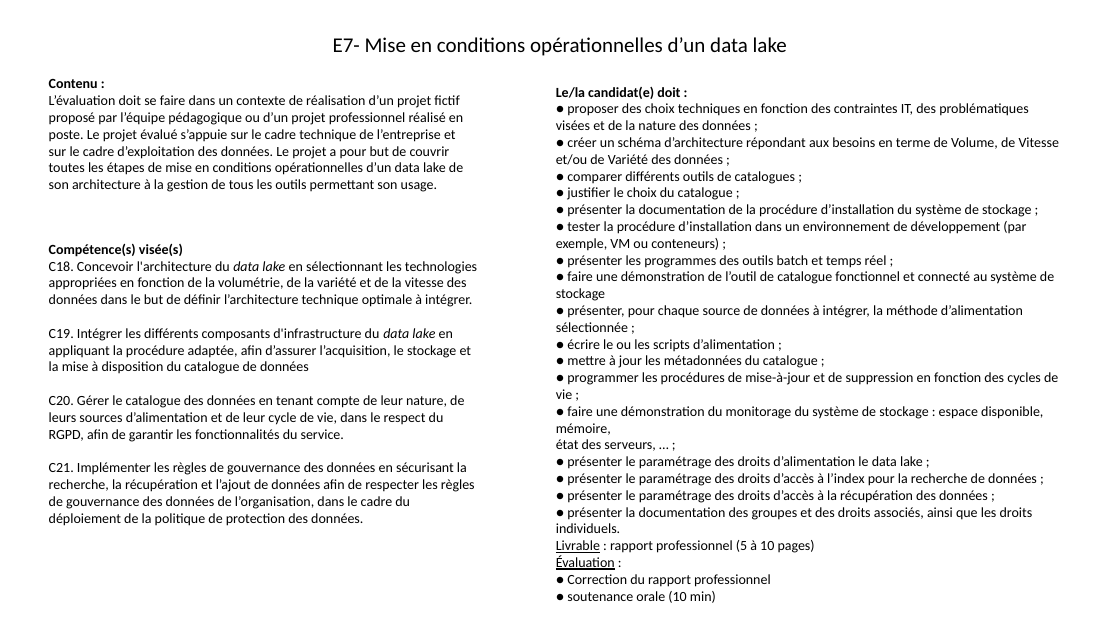
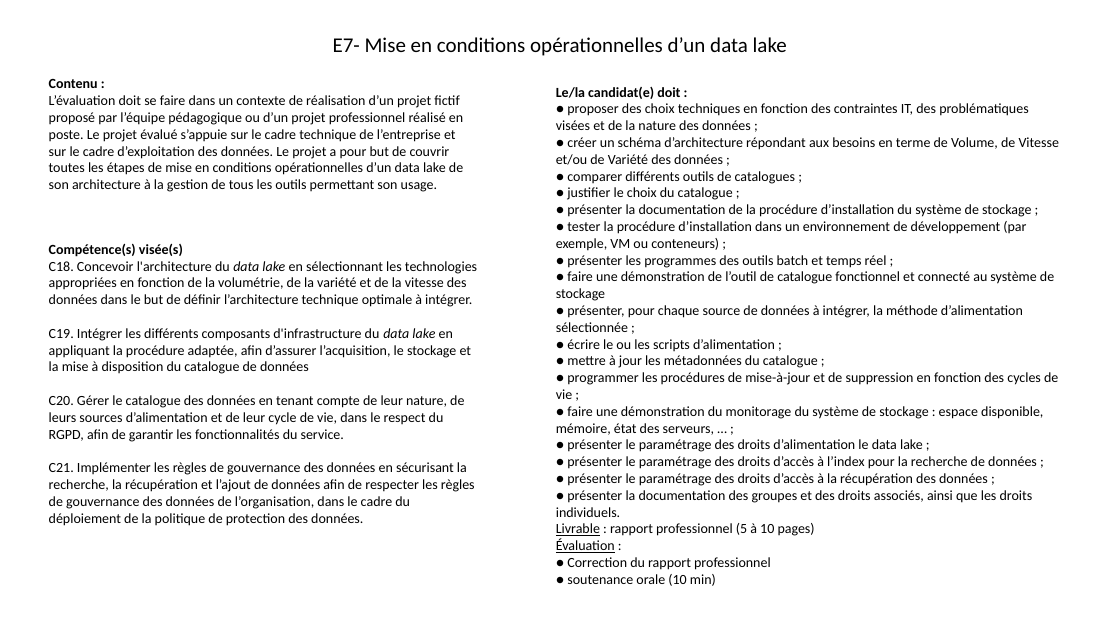
Before and after one commit to StephParc/certification, a slide deck: slide 16 of Avant-projet/présentation certif.odp. Drawn at 1120x630 pixels with LibreOffice and Linux fonts; fonts in the diff are those of the drawing. Boxes give left, top, right and bottom in pixels: in the first picture for what was removed or moved away, otherwise in the second. Text is boxed around its words. In the diff, an @@ line names an element or a change of style, - is before the commit and + after.

```diff
--- a/Avant-projet/présentation certif.odp
+++ b/Avant-projet/présentation certif.odp
@@ text at [556,406,1043,435]: text changed @@
-● faire une démonstration du monitorage du système de stockage : espace disponible, mémoire,
-état des serveurs, … ;
+● faire une démonstration du monitorage du système de stockage : espace disponible, mémoire, état des serveurs, … ;
```
Also in this commit, not shown: 2 other slides changed, 55 other files.
